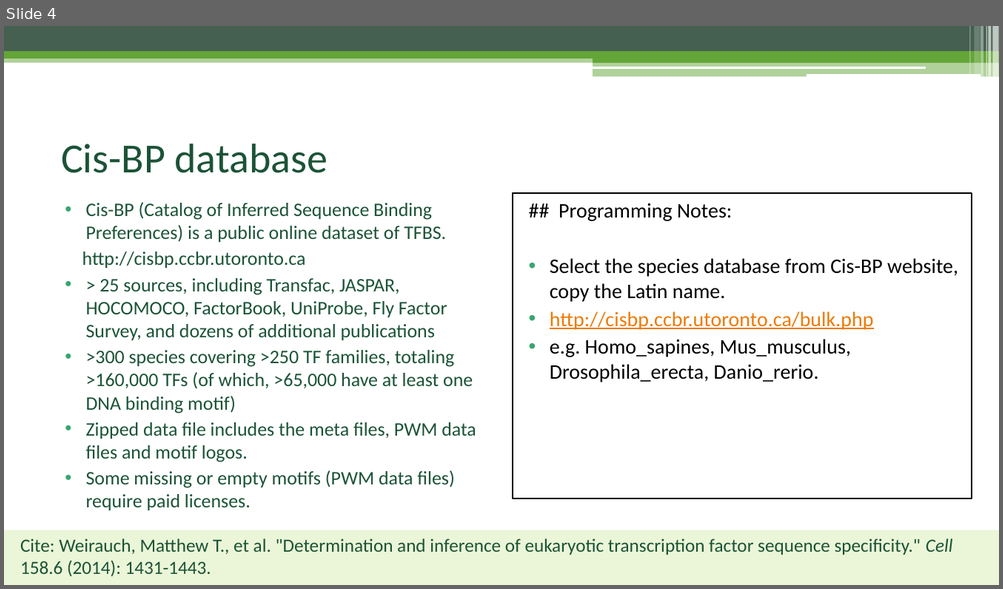
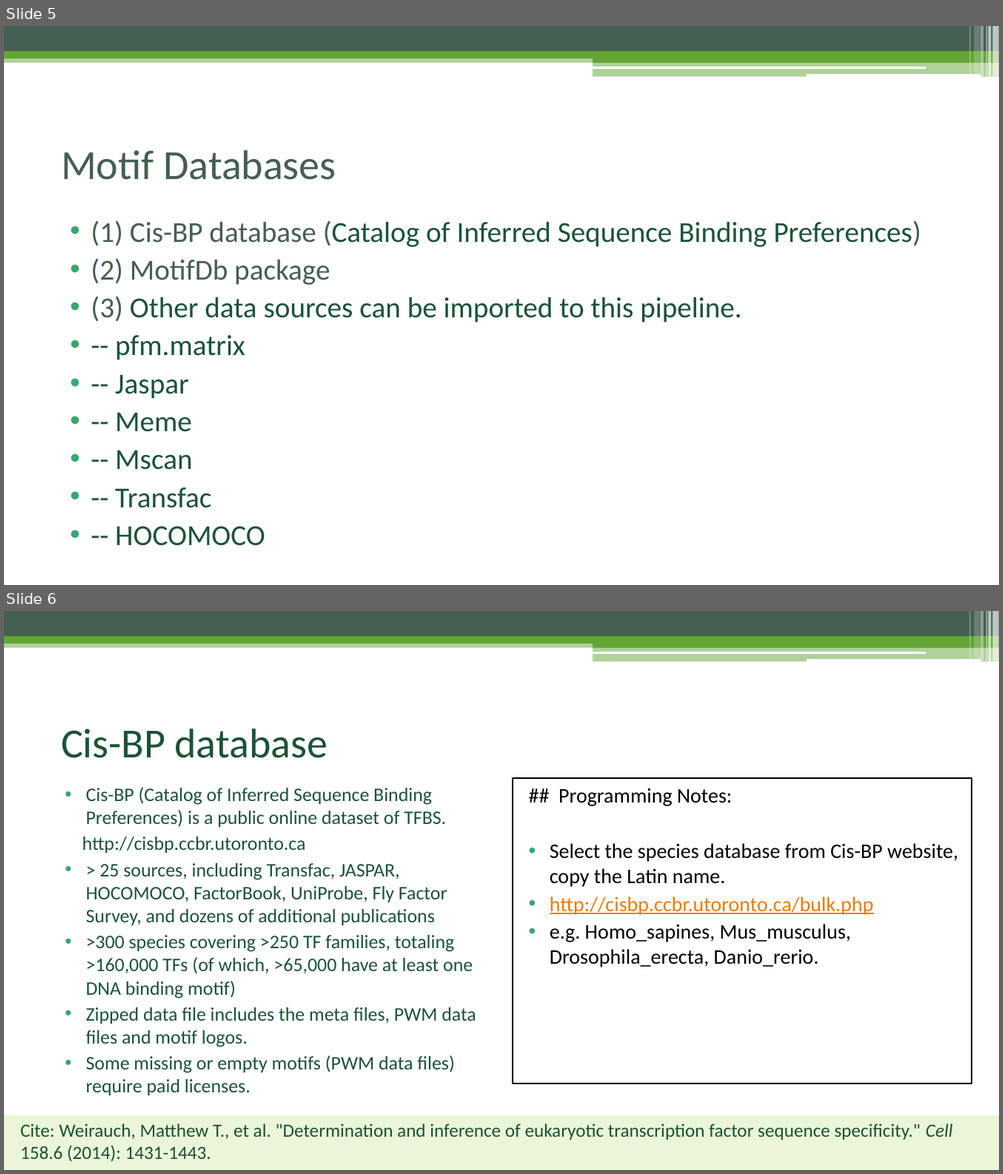
Before and after one commit to Danko-Lab/rtfbs_db, a slide deck: rtfbsdb-tutorial.pptx. Shown one above the other, each under a label of ours: slide 4 before the commit, slides 5 and 6 after it. The pictures are 1003x589 and 1003x1174 pixels, drawn with LibreOffice and Linux fonts; fonts in the diff are those of the drawing. Boxes give left, top, right and bottom in pixels: in the first picture for what was removed or moved away, otherwise in the second. Text is boxed around its words. In the diff, an @@ line names an element or a change of style, - is before the commit and + after.

```diff
--- a/rtfbsdb-tutorial.pptx
+++ b/rtfbsdb-tutorial.pptx
@@ slide 5 added at <box>4,26,999,585</box>, background #FFFFFF; not listed: 13 template elements that a slide beside it also shows @@
@@ title added at <box>61,150,336,180</box>, 40 pt, text #455F51 @@
+Motif Databases
@@ text added at <box>91,221,921,546</box>, 28 pt, text #1C5438 @@
+• (1) Cis-BP database (Catalog of Inferred Sequence Binding Preferences)
+• (2) MotifDb package
+• (3) Other data sources can be imported to this pipeline.
+• -- pfm.matrix
+• -- Jaspar
+• -- Meme
+• -- Mscan
+• -- Transfac
+• -- HOCOMOCO
@@ what was slide 4 is now slide 6 @@
```
Also in this commit, not shown: 8 slides changed, 4 other slides added, 16 other files.
